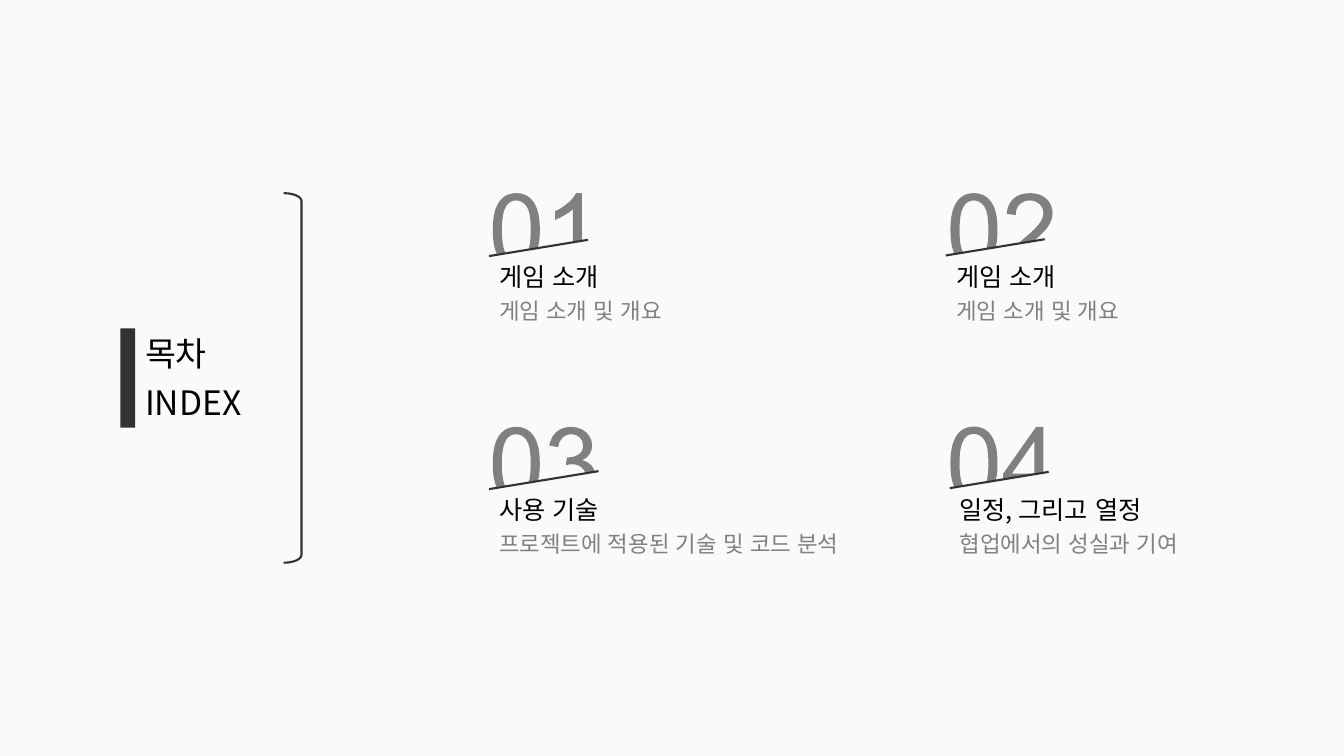
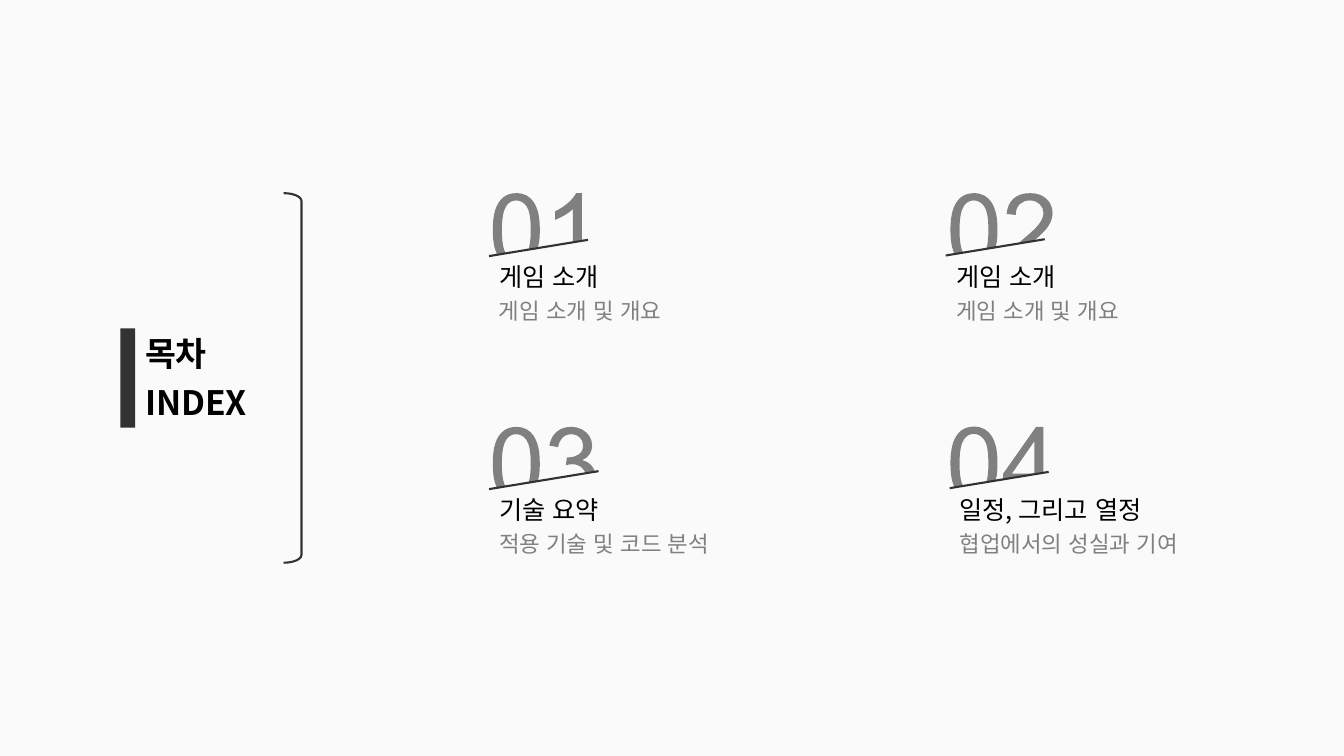
Before and after one commit to simplex3510/GeoStrike, a slide deck: slide 2 of 포트폴리오.pptx. Drawn at 1344x756 pixels with LibreOffice and Linux fonts; fonts in the diff are those of the drawing. Boxes give left, top, right and bottom in pixels: in the first picture for what was removed or moved away, otherwise in the second. Text is boxed around its words. In the diff, an @@ line names an element or a change of style, - is before the commit and + after.

```diff
--- a/포트폴리오.pptx
+++ b/포트폴리오.pptx
@@ text "목차" at (145,338,207,369): bold on @@
@@ text "INDEX" at (145,390,247,415): bold on @@
@@ text at (499,498,598,521): text changed @@
-사용 기술
+기술 요약
@@ text at (499,533,709,554): text changed @@
-프로젝트에 적용된 기술 및 코드 분석
+적용 기술 및 코드 분석
```
Also in this commit, not shown: 2 other slides changed, 1 slide added.
